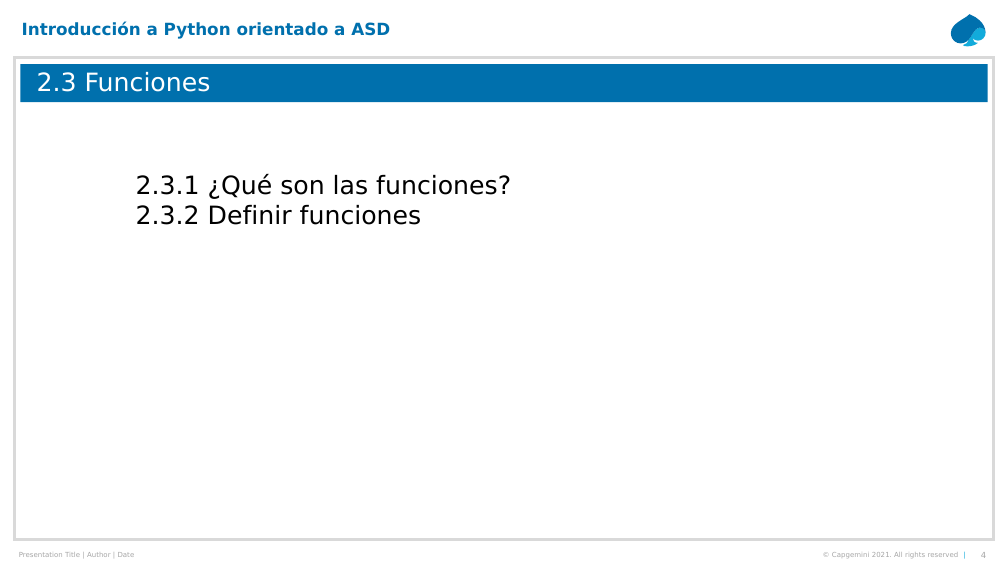
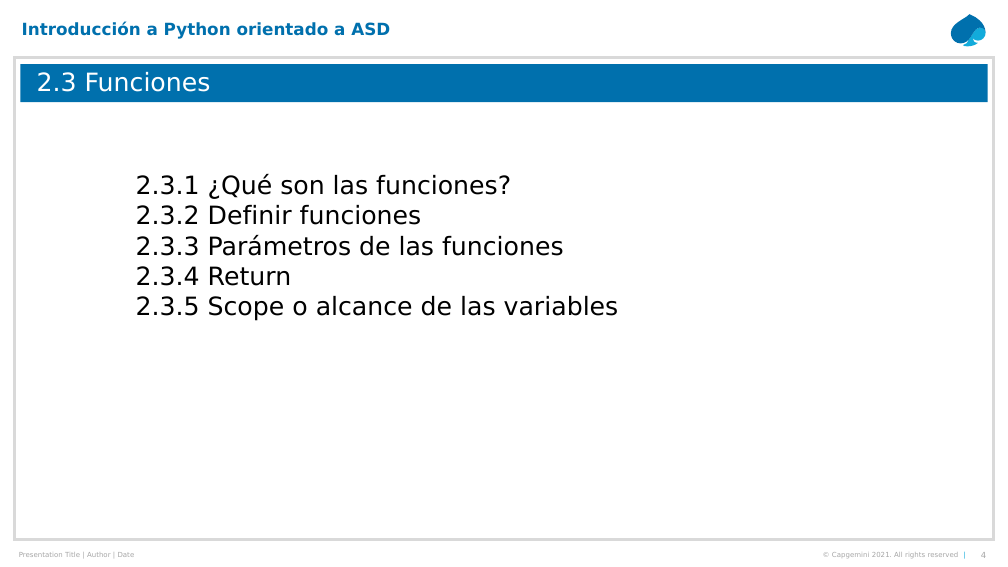
Before and after one commit to jacandau/introduccion-python, a slide deck: slide 4 of presentaciones/02-TiposBasicosSintaxisFunciones.pptx. Drawn at 1008x567 pixels with LibreOffice and Linux fonts; fonts in the diff are those of the drawing. Boxes give left, top, right and bottom in pixels: in the first picture for what was removed or moved away, otherwise in the second. Text is boxed around its words. In the diff, an @@ line names an element or a change of style, - is before the commit and + after.

Commit message:
Terminado funciones

```diff
--- a/presentaciones/02-TiposBasicosSintaxisFunciones.pptx
+++ b/presentaciones/02-TiposBasicosSintaxisFunciones.pptx
@@ text at (136,235,619,321): paragraphs added @@
+  2.3.3 Parámetros de las funciones
+  2.3.4 Return
+  2.3.5 Scope o alcance de las variables
```
Also in this commit, not shown: 1 other file.
